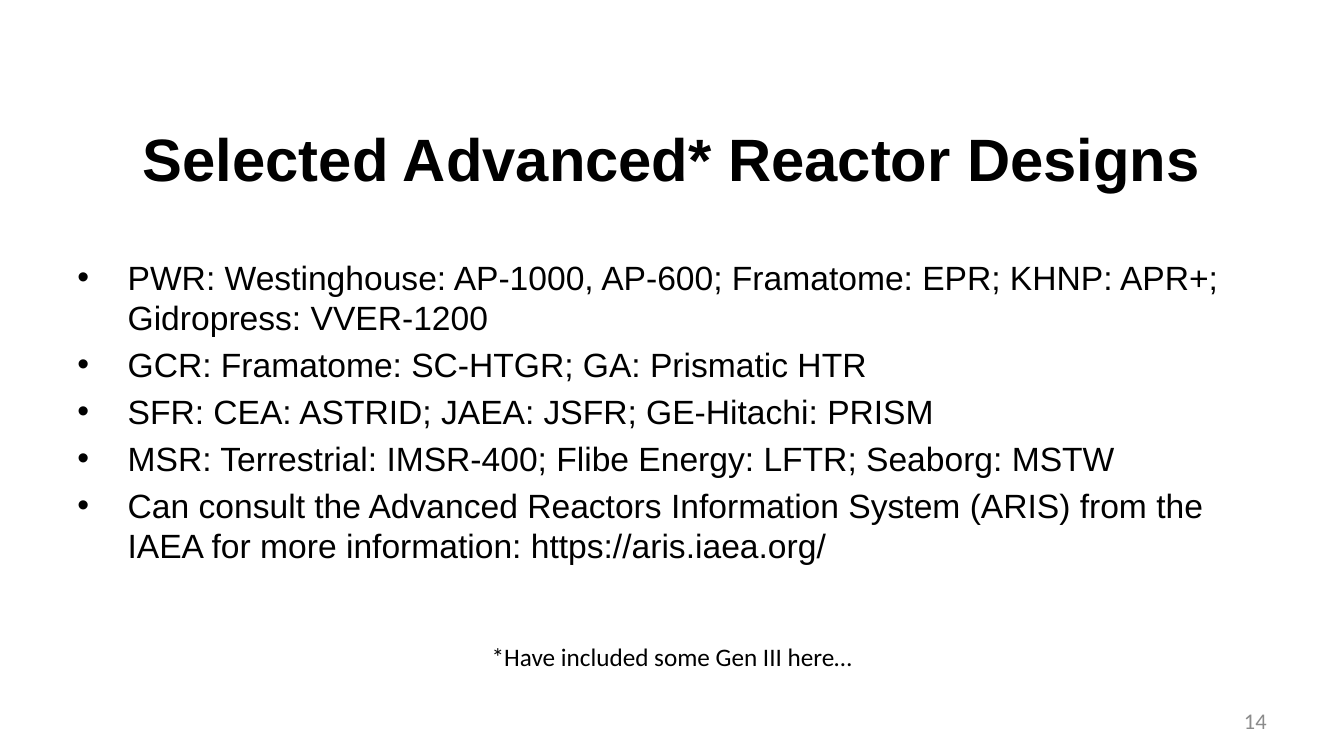
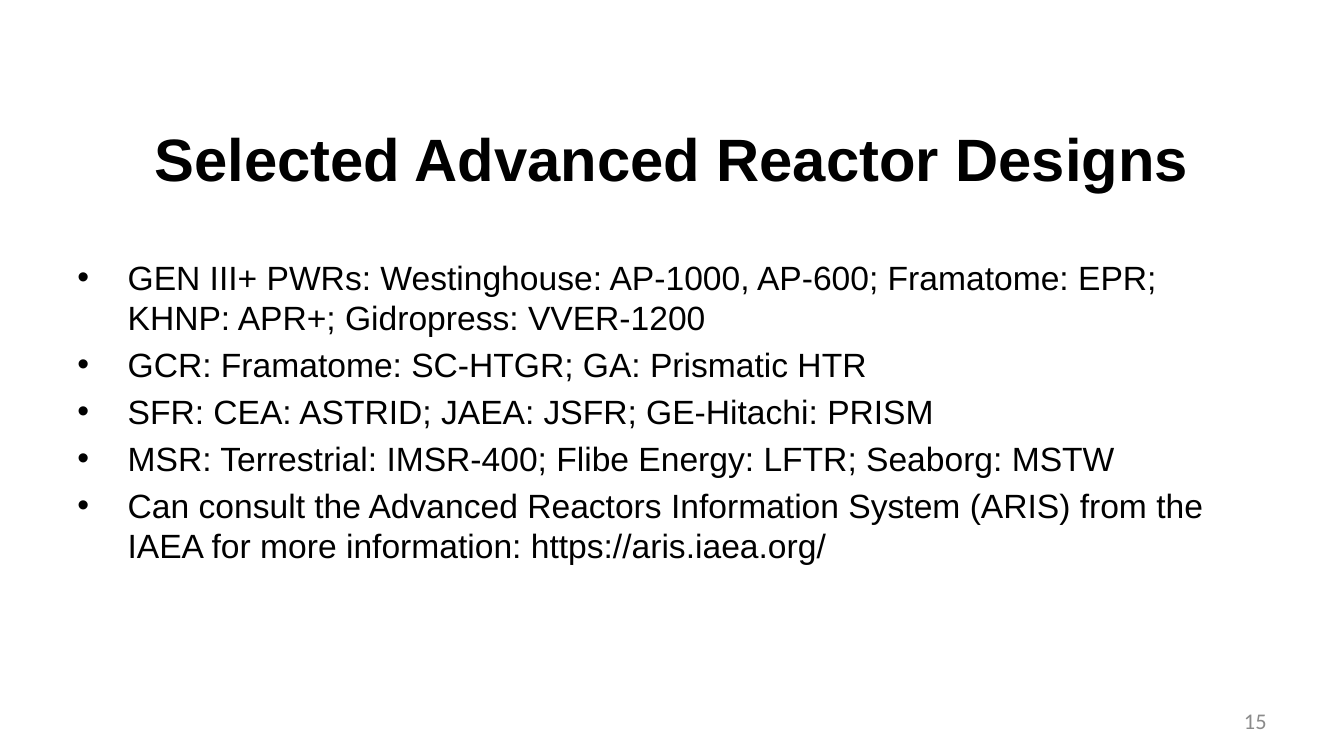
Before and after one commit to benbeeler/TEACHING, a slide deck: slide 15 of Advanced Reactor Materials/Fall2026/Lec1_intro.pptx (slide 14 before the commit). Drawn at 1344x756 pixels with LibreOffice and Linux fonts; fonts in the diff are those of the drawing; background and template pictures are left out. Boxes give left, top, right and bottom in pixels: in the first picture for what was removed or moved away, otherwise in the second. Text is boxed around its words. In the diff, an @@ line names an element or a change of style, - is before the commit and + after.

```diff
--- a/Advanced Reactor Materials/Fall2026/Lec1_intro.pptx
+++ b/Advanced Reactor Materials/Fall2026/Lec1_intro.pptx
@@ title at [155, 137, 1188, 193]: text changed @@
-Selected Advanced* Reactor Designs
+Selected Advanced Reactor Designs
@@ text at [128, 265, 1156, 337]: text changed @@
-• PWR: Westinghouse: AP-1000, AP-600; Framatome: EPR; KHNP: APR+; Gidropress: VVER-1200
+• GEN III+ PWRs: Westinghouse: AP-1000, AP-600; Framatome: EPR; KHNP: APR+; Gidropress: VVER-1200
@@ text removed at [492, 648, 852, 667] @@
-*Have included some Gen III here…
@@ page number at [1244, 714, 1267, 729]: text changed @@
-14
+15
```
Also in this commit, not shown: 7 other slides changed, 2 slides added, 4 other files.
